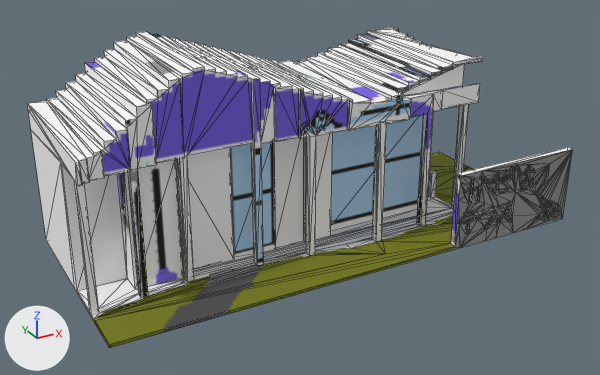
Renders of the glTF model models/kazeterasu.glb from each side of a commit.
Before and after are seen from a 50 mm lens placed at (-2.33, -4.13, 2.35), pointed at (-0.12, -0.12, 0.34). The lights are fixed; the arrows at lower left show +X, +Y and +Z. The older version comes first. Mesh edges are drawn as thin lines. Where no turn or scale is listed for an object, it has been applied to the vertices. Vertices at exactly the same position are counted once.

Objects in the first picture: 'kazeterasu'.
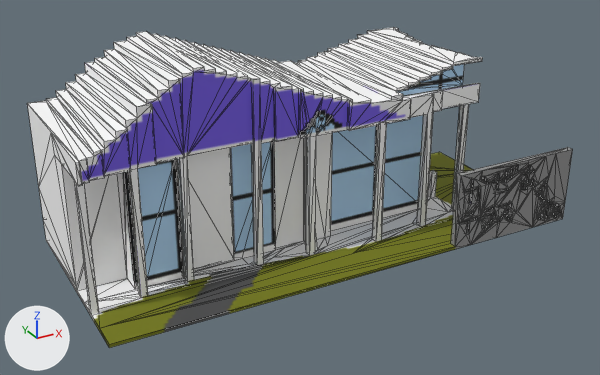
The newer file is also turned or shifted as a whole; pictures and numbers use the older file's frame.

Edits to the scene script, one JSON object a line:
```json
{"block": "me_kazeterasu", "where": "# used by ob_kazeterasu; location = (0.0, 0.0, 0.0)"}
{"op": "remove", "block": "me_kazeterasu", "code": "me_kazeterasu.from_pydata(...)  # 1036 vertices, 2164 faces; spans x -1.5..1.5, y -0.7..0.6, z 0.0..1.22"}
{"op": "add", "block": "me_kazeterasu", "code": "me_kazeterasu.from_pydata(...)  # 1053 vertices, 2198 faces; spans x -1.5..1.5, y -0.7..0.6, z 0.0..1.22"}
{"block": "me_kazeterasu", "change": "me_kazeterasu part 1: 1 vertex moved from x -0.02, y 0.6, z 0.06 to x -0.12, y 0.6, z 0.06; 51 vertices removed from x -1.5..1.5, y -0.7..0.6, z 0.0..0.84; 68 vertices added at x -1.5..1.5, y -0.7..0.6, z 0.0..0.88"}
{"block": "me_kazeterasu", "change": "me_kazeterasu part 2: 3 vertices removed from x -0.26..-0.22, y -0.38, z 0.76..0.86; 3 vertices added at x -0.26..-0.2, y -0.38, z 0.76..0.8"}
{"block": "me_kazeterasu", "change": "me_kazeterasu part 3: 911 kept faces spanning x -1.5..1.5, y -0.7..0.6, z 0.02..1.2 get new texture (UV) coordinates"}
```

What differs and where, as boxes [x1, y1, x2, y2] in the pictures (600 x 375 px; the box of a moved part takes in the faces that stretch with it):
```json
{"part": 1, "of": "me_kazeterasu", "change": "moved or reshaped", "before": [27, 103, 573, 346], "after": [27, 103, 573, 348]}
{"part": 2, "of": "me_kazeterasu", "change": "moved or reshaped", "before": [299, 89, 310, 139], "after": [299, 89, 323, 139]}
{"part": 3, "of": "me_kazeterasu", "change": "surface changed", "before": [77, 29, 562, 289], "after": [77, 29, 562, 289]}
```
